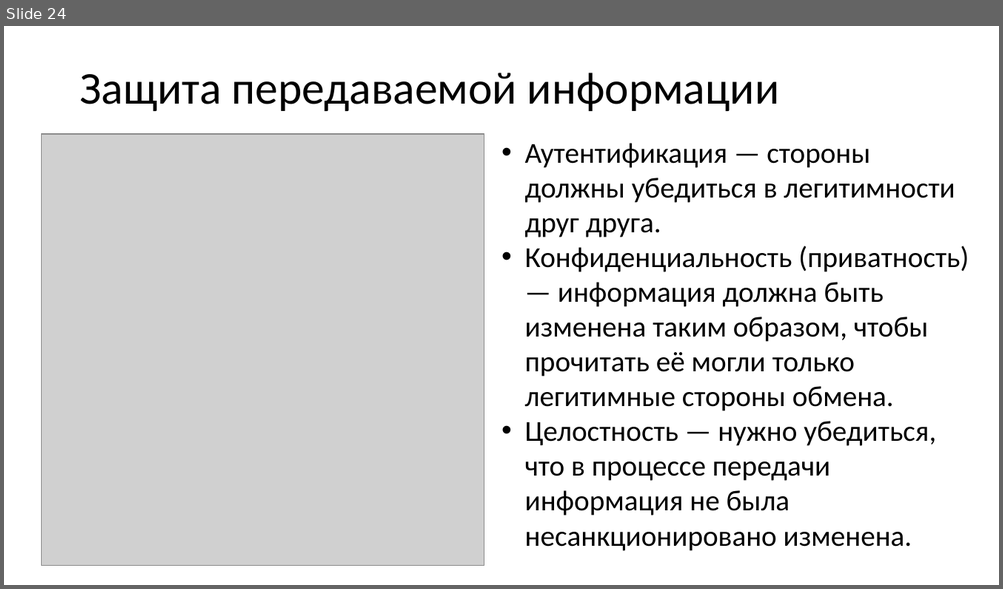
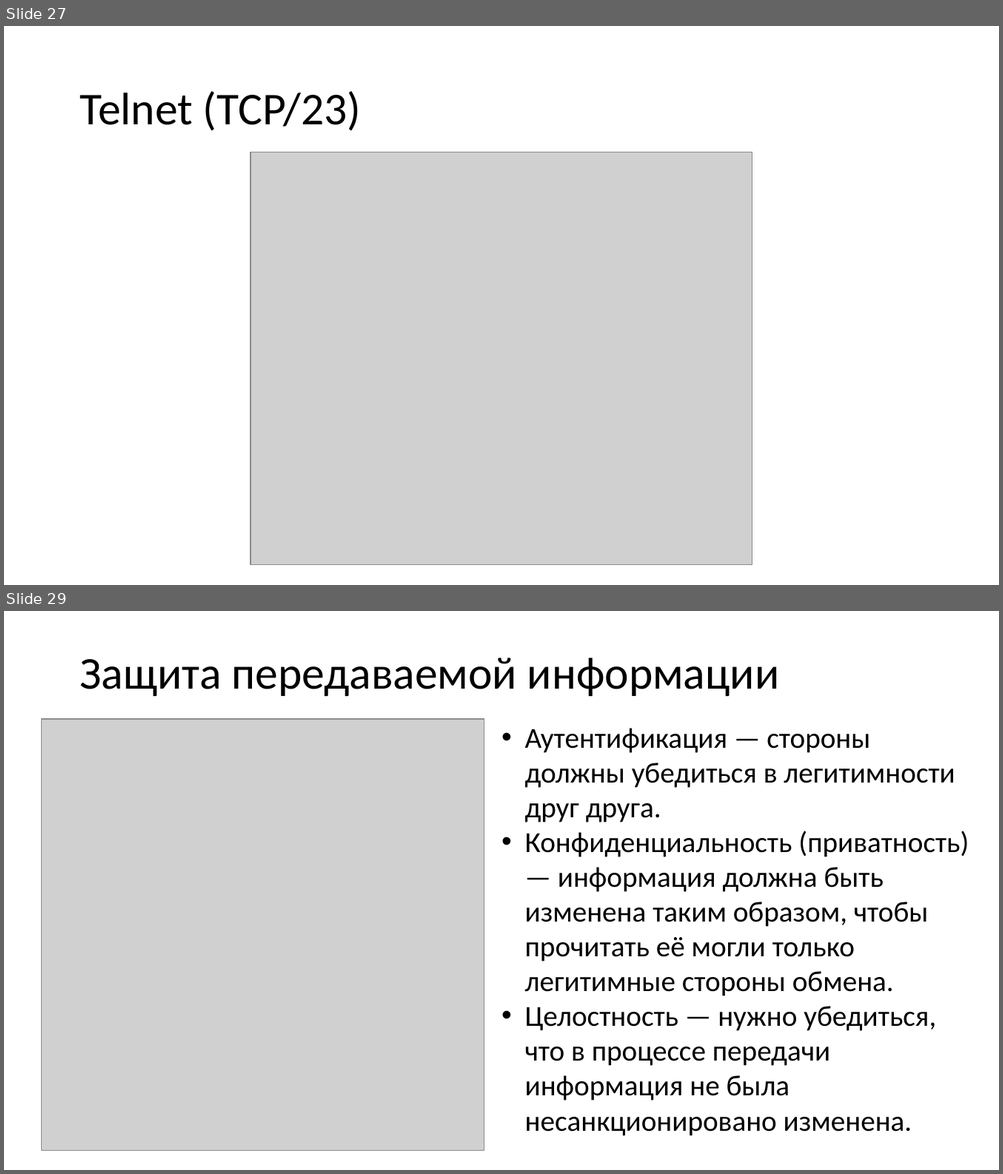
Before and after one commit to gas533/itn, a slide deck: 1.9 Application Layer/1.9 Application Layer.pptx. Shown one above the other, each under a label of ours: slide 24 before the commit, slides 27 and 29 after it; the slides between them are not shown. The pictures are 1003x589 and 1003x1174 pixels, drawn with LibreOffice and Linux fonts; fonts in the diff are those of the drawing; grey boxes stand for pictures. Boxes give left, top, right and bottom in pixels: in the first picture for what was removed or moved away, otherwise in the second. Text is boxed around its words. In the diff, an @@ line names an element or a change of style, - is before the commit and + after.

```diff
--- a/1.9 Application Layer/1.9 Application Layer.pptx
+++ b/1.9 Application Layer/1.9 Application Layer.pptx
@@ slide 27 added at box(4, 26, 999, 585), background #FFFFFF @@
@@ title added at box(79, 91, 361, 131), 44 pt, text #000000 @@
+Telnet (TCP/23)
@@ picture added at box(250, 153, 752, 565) @@
@@ what was slide 24 is now slide 29 @@
```
Also in this commit, not shown: 7 slides changed, 6 other slides added, 3 slides removed, 1 other file.
